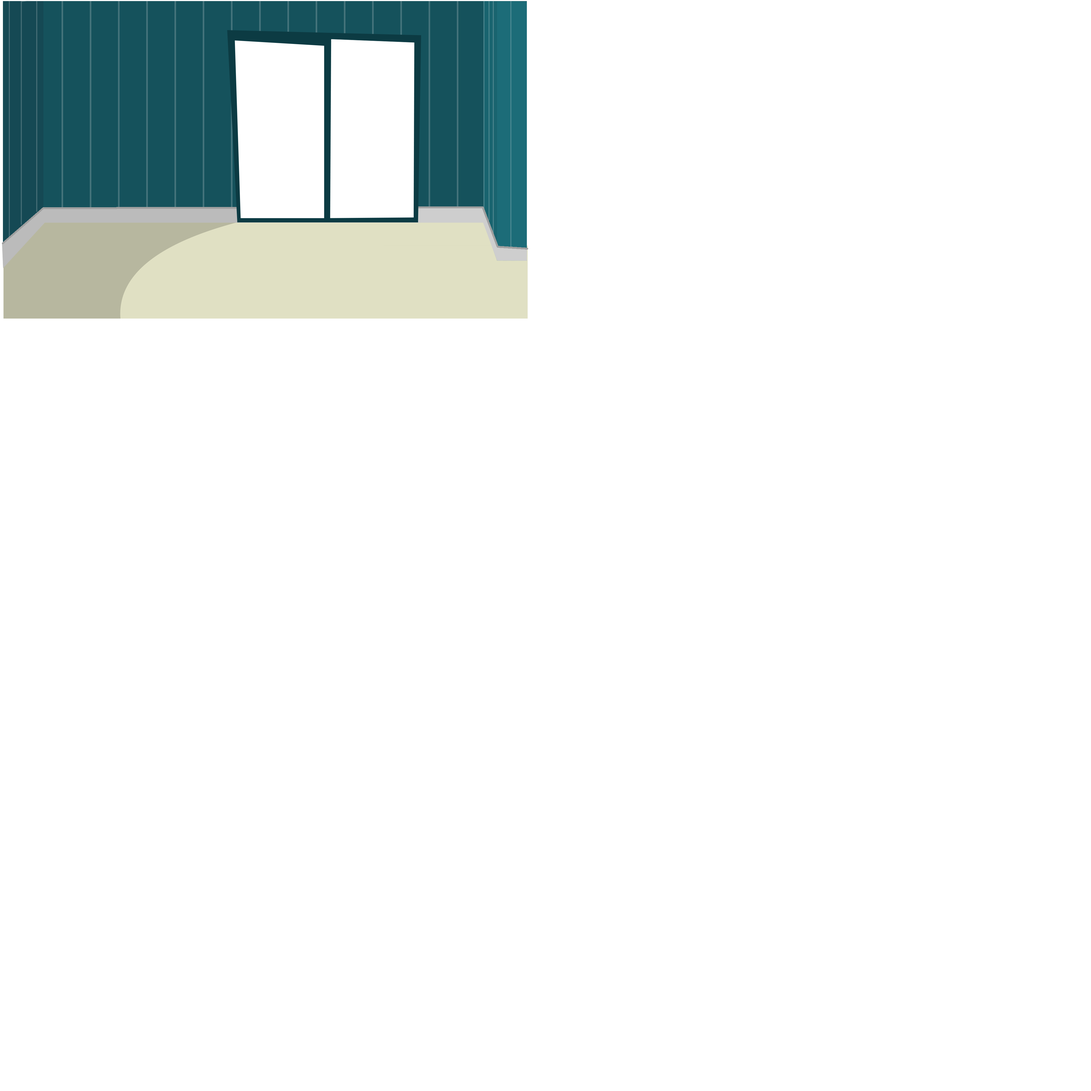
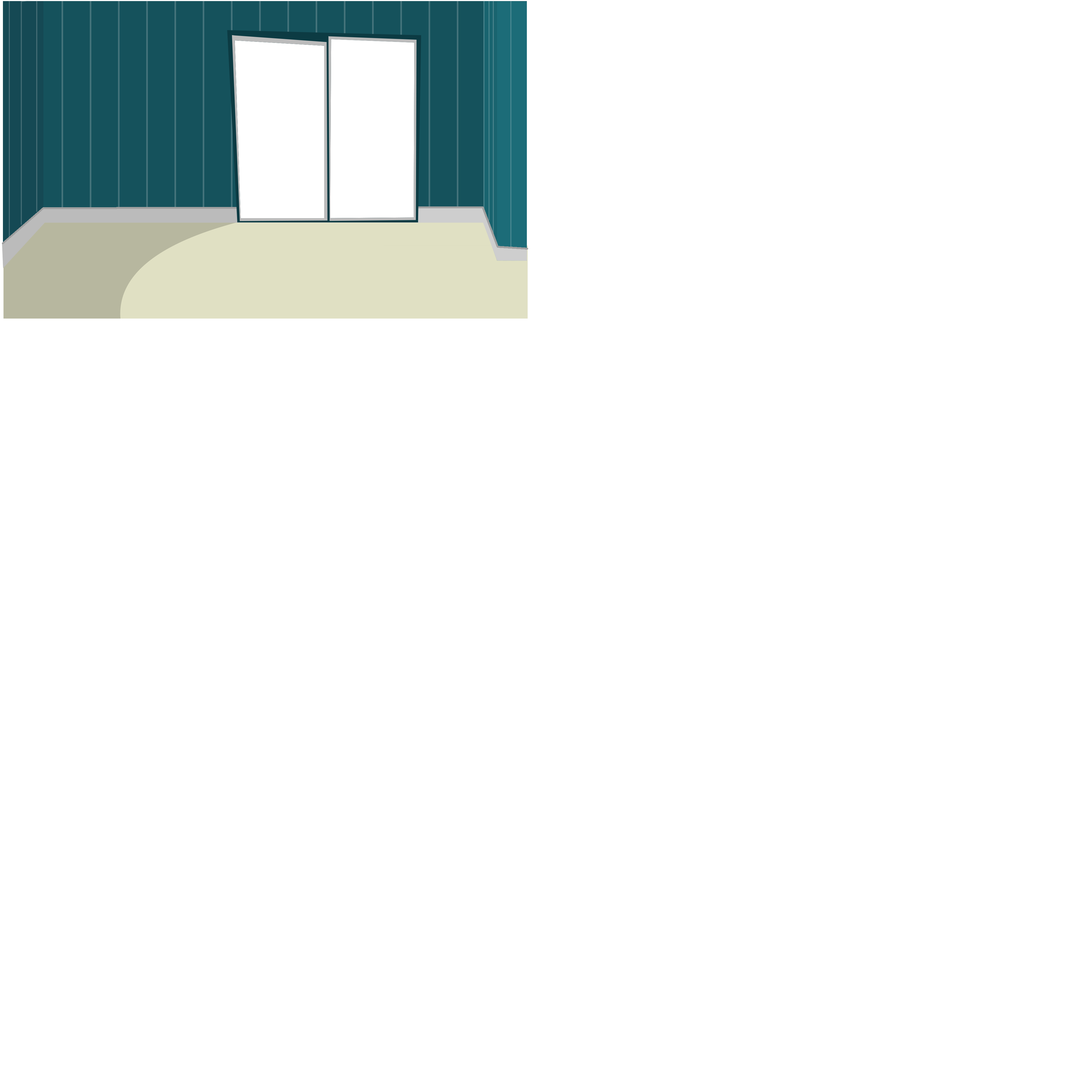
Before/after of a 1091×1091 layered artwork. What changed in the layer stack:
added layer "Layer 21" in group "Bedroom Start" over [left=231, top=34, right=417, bottom=222]
